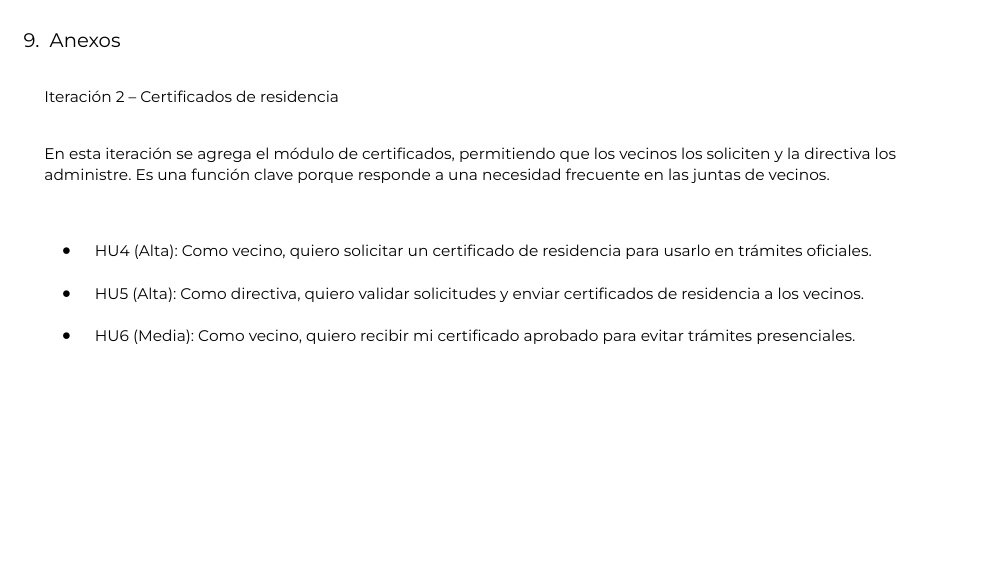
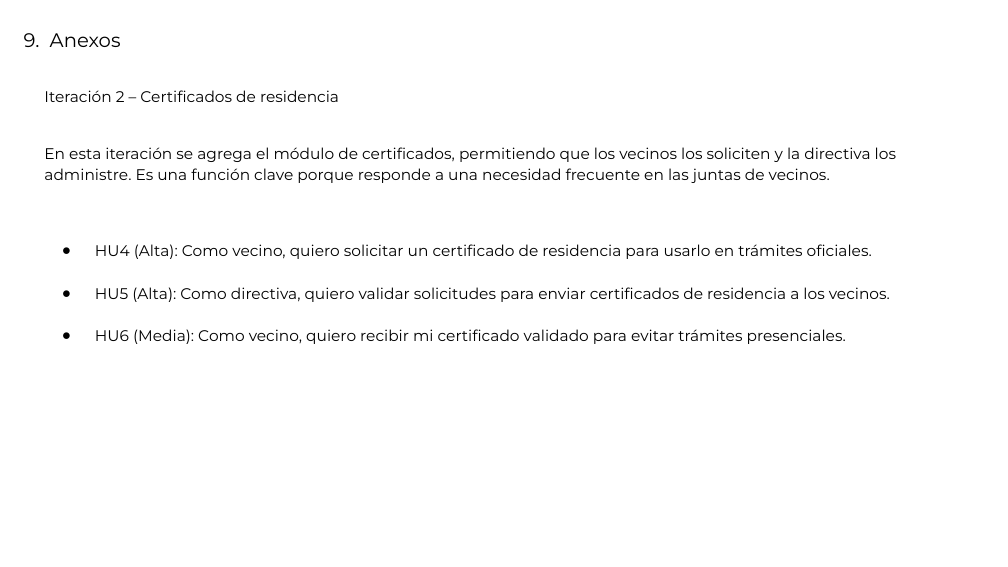
Before and after one commit to mauriciopinavalenzuela/CAPSTONE, a slide deck: slide 13 of DOCUMENTOS FASE1/evidencias grupales/Presentación_Proyecto.pptx. Drawn at 1008x567 pixels with LibreOffice and Linux fonts; fonts in the diff are those of the drawing. Boxes give left, top, right and bottom in pixels: in the first picture for what was removed or moved away, otherwise in the second. Text is boxed around its words. In the diff, an @@ line names an element or a change of style, - is before the commit and + after.

```diff
--- a/DOCUMENTOS FASE1/evidencias grupales/Presentación_Proyecto.pptx
+++ b/DOCUMENTOS FASE1/evidencias grupales/Presentación_Proyecto.pptx
@@ text at (x1=95, y1=287, x2=890, y2=344): text changed @@
-● HU5 (Alta): Como directiva, quiero validar solicitudes y enviar certificados de residencia a los vecinos.
-● HU6 (Media): Como vecino, quiero recibir mi certificado aprobado para evitar trámites presenciales.
+● HU5 (Alta): Como directiva, quiero validar solicitudes para enviar certificados de residencia a los vecinos.
+● HU6 (Media): Como vecino, quiero recibir mi certificado validado para evitar trámites presenciales.
```
Also in this commit, not shown: 3 other slides changed.
